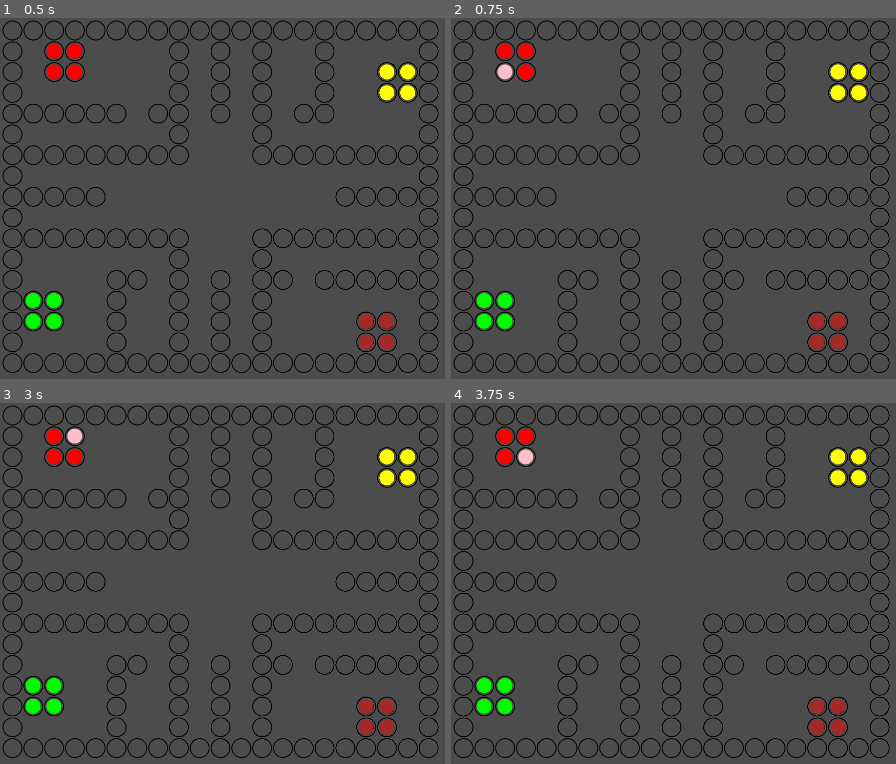
Above: before the commit, frames 1-4 (two rows, left to right).
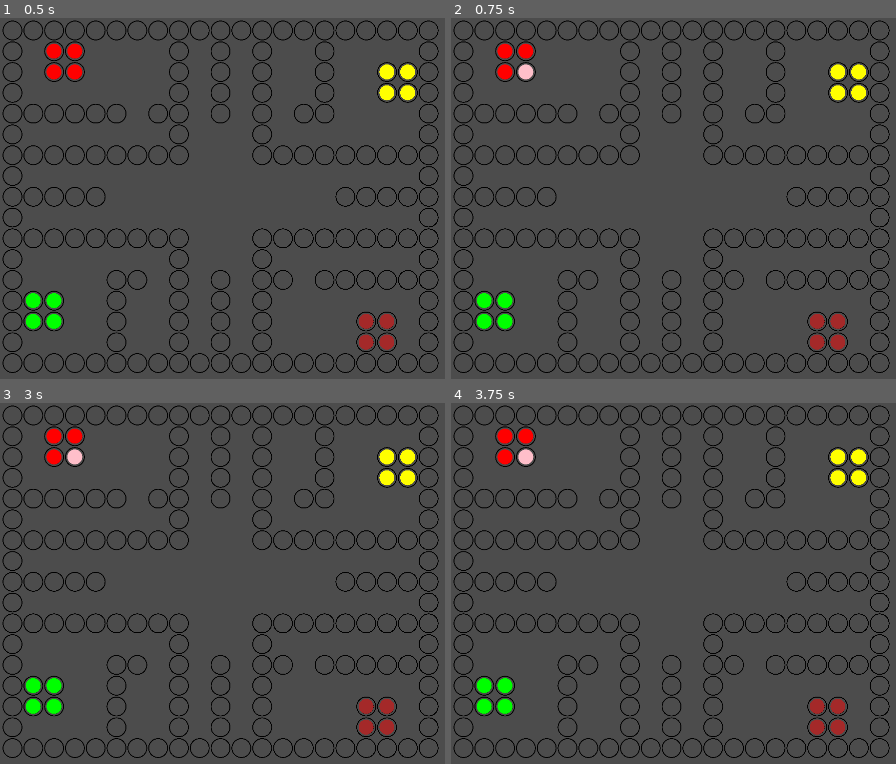
Above: after the commit, the same moments.

Repository: AngryTea/BoomBoomSorry
Game: Godot game, scene res://Main.tscn
Same seed, same stepped clock (60 frames per second), same inputs: the game is played once before the commit and once after it.
Inputs:
- Up to frame 1 (0.5 s): no input
- Up to frame 2 (0.75 s): tap Enter at 0.5 s; hold D (P1_right) from 0.53 s (still down); hold Space (P1_accept) from 0.53 s (still down)
- Up to frame 3 (3 s): release D (P1_right) at 1.28 s; release Space (P1_accept) at 1.28 s; tap Space (P1_accept) at 1.35, 2, 2.85 s; hold Space (P1_accept) 2.03-2.78 s; hold D (P1_right) from 2.03 s (still down)
- Up to frame 4 (3.75 s): tap Space (P1_accept) at 3.5 s; release D (P1_right) at 3.53 s; hold Space (P1_accept) from 3.53 s (still down)

Frame 1 is identical in both runs. In frame 2, 0.2% of the frame differs, in the area x 10-19%, y 12-18%; in frame 3, 0.2%; in frame 4, nothing differs.

Commit message:
Added: state change to roll_dice

Diff:
--- a/CurrentTurnState.gd
+++ b/CurrentTurnState.gd
@@ -4,3 +4,14 @@
 enum {SELECT_FIGURE, CHOOSE_MOVE_OR_WEAPON, TARGET, ROLL_DICE_TO_HIT, ROLL_DICE_TO_MOVE, CHOOSE_MOVE }
 
 var currentState = SELECT_FIGURE
+
+func isState(state, player):
+	if state == currentState and player == currentPlayer:
+		return true
+	return false
+
+func goToRollDiceToMove():
+	if currentState == SELECT_FIGURE:
+		currentState = ROLL_DICE_TO_MOVE
+		return true
+	return false
--- a/Main.gd
+++ b/Main.gd
@@ -24,10 +24,13 @@
 		playerDict[player.player].append( player)
 
 func _input(event):
-	if Input.is_action_pressed("P1_right"):
-		#reset player colors
-		for i in playerDict[PlayerInfo.PLAYER1]:
-			i.defaultColor()
+	if CurrentTurnState.isState(CurrentTurnState.SELECT_FIGURE, PlayerInfo.PLAYER1):
+		if Input.is_action_pressed("P1_right"):
+			#reset player colors
+			for i in playerDict[PlayerInfo.PLAYER1]:
+				i.defaultColor()
 
-		selectedPlayerIndex = (selectedPlayerIndex +1) % 4
-		playerDict[PlayerInfo.PLAYER1][selectedPlayerIndex].highlightToTarget()
+			selectedPlayerIndex = (selectedPlayerIndex +1) % 4
+			playerDict[PlayerInfo.PLAYER1][selectedPlayerIndex].highlightToTarget()
+		if Input.is_action_pressed("P1_accept"):
+			CurrentTurnState.goToRollDiceToMove()
